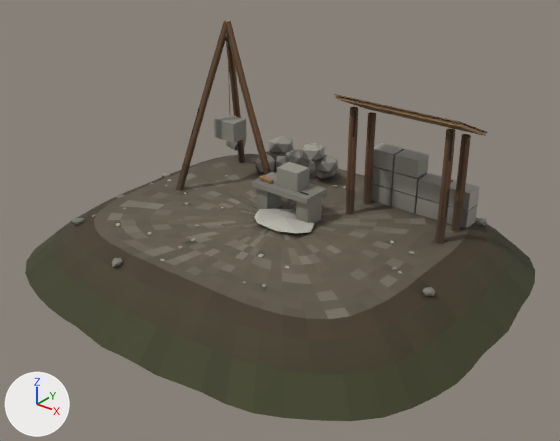
Two versions of the glTF model assets/buildings/tasci.glb, one commit apart.
One viewpoint serves both versions: a 50 mm lens placed at (9.45, -11.81, 7.67), pointed at (0.36, -0.45, 0.63). The axes (+X, +Y, +Z) are drawn at lower left. The lights are the same throughout. The older version comes first.

The first picture shows 'log-001', 'log-003', 'log-004', 'log-005', 'log-006', 'log-007', 'shingle-001', 'stone-004', 'stone-dressed-006', 'stone-ground-001', 'stone-rough-005', 'stone-work-003', 'wood-heap-002' and 4 more.
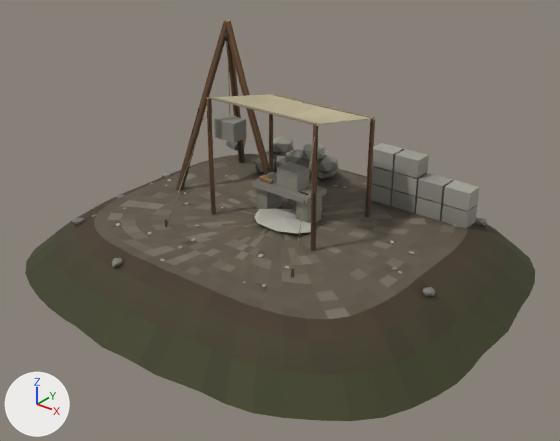
The change, as a diff of the scene's bpy script:
```diff
--- a/assets/buildings/tasci.glb.py
+++ b/assets/buildings/tasci.glb.py
@@ me_wood_poles_004 @@
+me_wood_poles_004.from_pydata(...)  # 716 vertices, 1400 faces; spans x -1.71..1.71, y -1.59..1.59, z -1.36..1.36
+me_wood_poles_004.materials.append(mat_wood)
@@ me_canvas_awning_001 @@
+me_canvas_awning_001.from_pydata(...)  # 272 vertices, 432 faces; spans x -1.35..1.35, y -1.04..1.04, z -0.22..0.22
+me_canvas_awning_001.materials.append(mat_shingle)
@@ ob_log_004 @@
-ob_log_004 = bpy.data.objects.new('log-004', me_log_004)
-ob_log_004.location = (1.0, 1.19, 1.57)
@@ ob_log_005 @@
-ob_log_005 = bpy.data.objects.new('log-005', me_log_005)
-ob_log_005.location = (1.0, 1.9, 1.42)
@@ ob_log_006 @@
-ob_log_006 = bpy.data.objects.new('log-006', me_log_006)
-ob_log_006.location = (3.2, 1.21, 1.57)
@@ ob_log_007 @@
-ob_log_007 = bpy.data.objects.new('log-007', me_log_007)
-ob_log_007.location = (3.2, 1.9, 1.42)
@@ ob_shingle_001 @@
-ob_shingle_001 = bpy.data.objects.new('shingle-001', me_shingle_001)
-ob_shingle_001.location = (2.1, 1.57, 2.77)
@@ ob_wood_poles_004 @@
+ob_wood_poles_004 = bpy.data.objects.new('wood-poles-004', me_wood_poles_004)
+ob_wood_poles_004.location = (0.05, -0.23, 1.63)
@@ ob_canvas_awning_001 @@
+ob_canvas_awning_001 = bpy.data.objects.new('canvas-awning-001', me_canvas_awning_001)
+ob_canvas_awning_001.location = (0.05, 0.3, 2.8)
```

Where the change shows, as pixel boxes [x1, y1, x2, y2] in the pictures (560 x 441 px):
'canvas-awning-001', added (beige): after [208, 93, 374, 125]
'wood-poles-004', added: after [165, 98, 375, 277]
'shingle-001', deleted (brown): before [335, 94, 488, 136]
'log-006', deleted (brown): before [435, 129, 455, 244]
'log-004', deleted (brown): before [346, 107, 358, 215]
'log-007', deleted (brown): before [451, 134, 471, 231]
'log-005', deleted (brown): before [363, 112, 376, 204]
